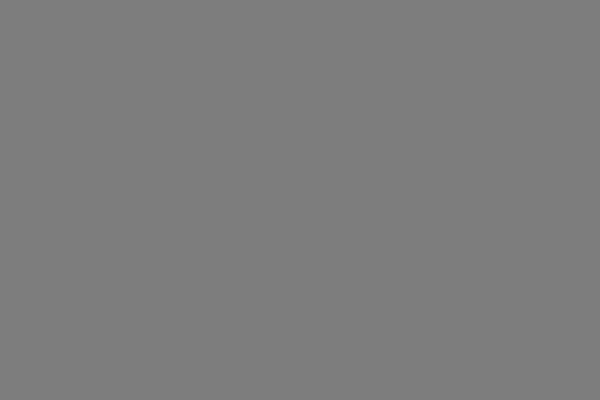
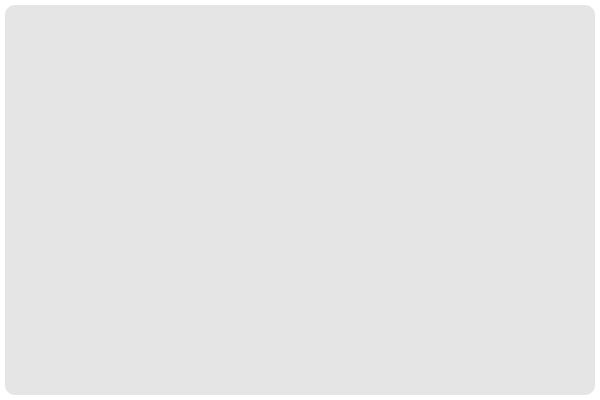
Comparing the layer stacks of the two 600px x 400px images. Changes:
renamed "Rectángulo 1" to "Rectángulo redondeado 1", opacity 51% → 10%, painted on it over <box>0,0,600,400</box>
